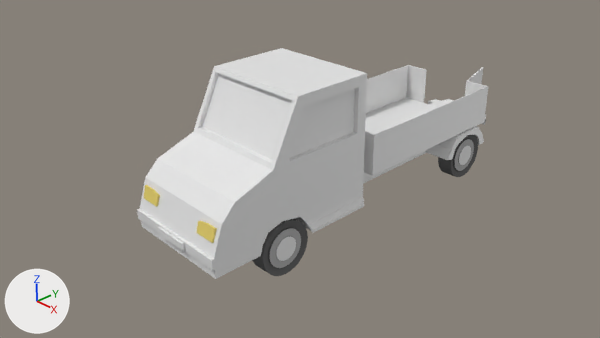
A saved change to the Blender file Baú -Modelos_3D/Cenários/Floresta/Caminhao.blend.
Rendered twice from the file's camera 'Camera'. The lights are fixed; the arrows at lower left show +X, +Y and +Z.
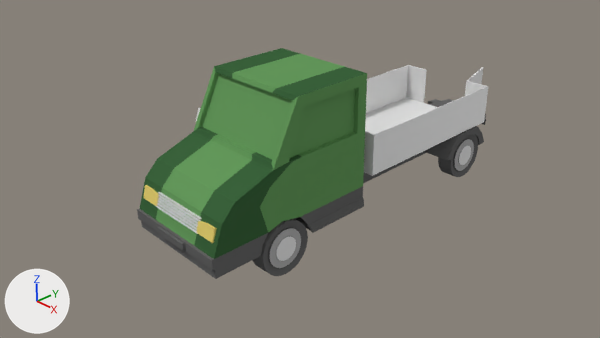
Pixel boxes (x1, y1, x2, y2) of what changed, in the pictures (600 x 338 px):
'Cube.004', added: after (156, 192, 202, 234)
part 1 of me_cube_001, recoloured (white to green): (156, 54, 367, 245) in both
part 2 of me_cube_001, recoloured (white to green): (194, 68, 236, 134) in both
part 3 of me_cube_001, recoloured (white to green): (194, 67, 366, 259) in both
part 4 of me_cube_001, recoloured (white to green): (139, 48, 300, 220) in both
part 5 of me_cube_001, recoloured: (137, 99, 486, 279) in both

Diff of the bpy script that builds the scene:
```diff
--- a/Baú -Modelos_3D/Cenários/Floresta/Caminhao.blend.py
+++ b/Baú -Modelos_3D/Cenários/Floresta/Caminhao.blend.py
@@ mat_material_005 @@
+mat_material_005 = diffuse_material('Material.005')
+mat_material_005.base_color = (0.043, 0.124, 0.0445)  # dark green #3a633c
@@ mat_material @@
+mat_material = diffuse_material('Material')
+mat_material.base_color = (0.128, 0.319, 0.106)  # green #64995c
@@ me_cube_001 @@
 me_cube_001.from_pydata(...)  # 372 vertices, 370 faces; spans x -1.05..1.09, y -2.22..5.34, z -1.34..1.0
 # used by ob_cube; location = (0.0, 0.0, 1.1)
+# me_cube_001 part 1: 65 of the faces centred in x 0.0..1.0, y -2.05..1.0, z -0.75..1.0 switch from no material to mat_material (green #64995c)
+# me_cube_001 part 2: 52 of the faces centred in x -1.0..-0.7, y -1.63..1.0, z -0.75..1.0 switch from no material to mat_material (green #64995c)
+# me_cube_001 part 3: 20 of the faces centred in x 0.7..1.0, y -2.05..1.0, z -0.75..1.0 switch from no material to mat_material_005 (dark green #3a633c)
+# me_cube_001 part 4: 15 of the faces centred in x -0.76..-0.7, y -2.05..1.0, z -0.75..1.0 switch from no material to mat_material_005 (dark green #3a633c)
+# me_cube_001 part 5: all 218 faces centred in x -1.05..1.09, y -2.22..5.34, z -1.34..-0.9 switch from no material to mat_material_001 (dark grey #666666)
@@ me_cube_006 @@
+me_cube_006.from_pydata(...)  # a box spanning x -1.0..1.0, y -1.0..1.0, z -1.0..1.0
@@ ob_cube_004 @@
+ob_cube_004 = bpy.data.objects.new('Cube.004', me_cube_006)
+ob_cube_004.location = (0.0, -2.08, 0.31)
+ob_cube_004.rotation_euler = (-0.332, 0.0, 0.0)  # degrees (-19, 0, 0)
+ob_cube_004.scale = (0.553, -0.0133, 0.0111)
+_m = ob_cube_004.modifiers.new('Array', 'ARRAY')
+_m.count = 6
+_m.constant_offset_displace = (0.0, 0.0, 0.0)
+_m.relative_offset_displace = (0.0, 0.0, 2.0)
```
